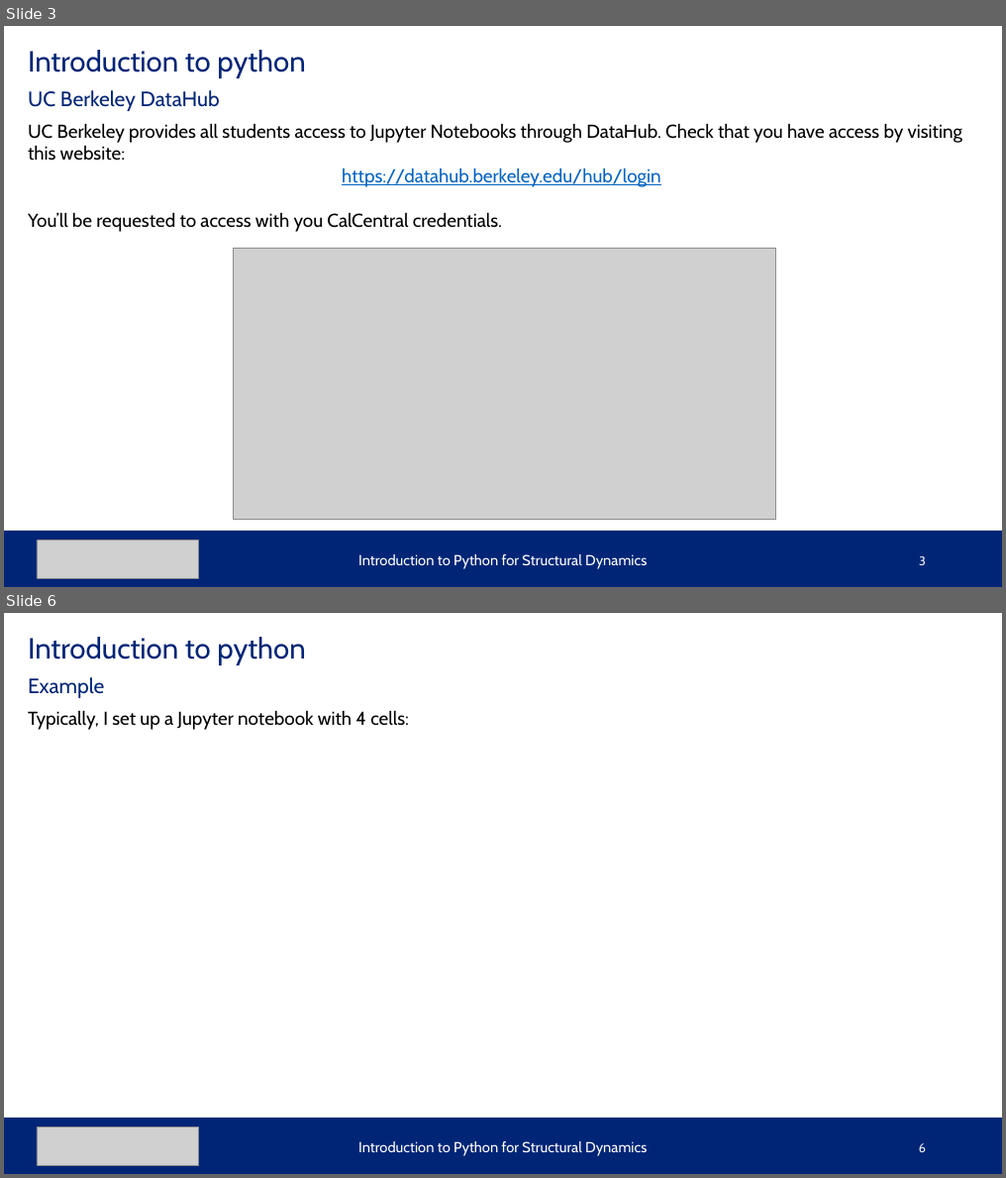
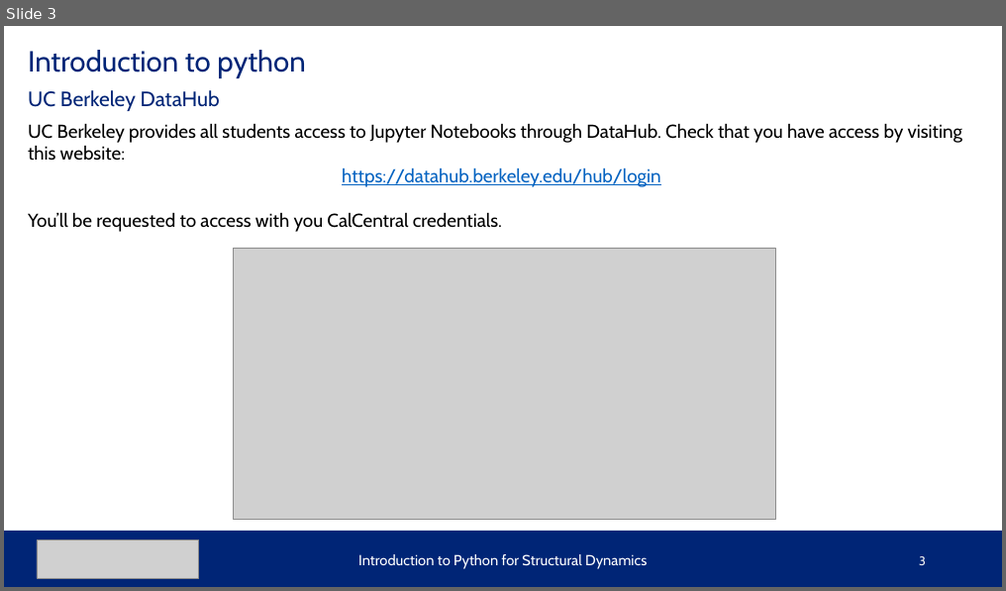
Before and after one commit to migagf/CE225_2025_GSI, a slide deck: Discussion/Discussion 4/Intro to Python.pptx. Shown one above the other, each under a label of ours: slides 3 and 6 before the commit, slide 3 after it; the slides between them are not shown. The pictures are 1006x1178 and 1006x591 pixels, drawn with LibreOffice and Linux fonts; fonts in the diff are those of the drawing; grey boxes stand for pictures. Boxes give left, top, right and bottom in pixels: in the first picture for what was removed or moved away, otherwise in the second. Text is boxed around its words. In the diff, an @@ line names an element or a change of style, - is before the commit and + after.

```diff
--- a/Discussion/Discussion 4/Intro to Python.pptx
+++ b/Discussion/Discussion 4/Intro to Python.pptx
@@ slide 6 removed at (4,613,1002,1174), background #FFFFFF @@
@@ text removed at (28,637,305,665) @@
-Introduction to python
@@ text removed at (28,677,104,698) @@
-Example
@@ text removed at (28,710,409,730) @@
-Typically, I set up a Jupyter notebook with 4 cells:
@@ rectangle removed at (4,1118,1002,1174) @@
@@ picture removed at (37,1128,199,1165) @@
@@ text removed at (358,1142,647,1157) @@
-Introduction to Python for Structural Dynamics
@@ page number removed at (919,1144,926,1153) @@
-6
```
Also in this commit, not shown: 2 slides changed, 1 slide added, 5 other files.
